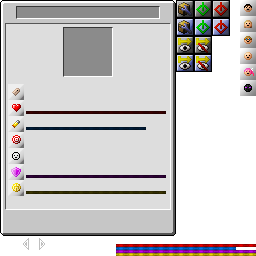
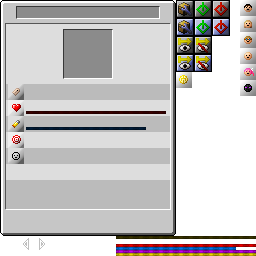
Comparing the layer stacks of the two 256px x 256px images. Changes:
painted on "AO" (6th of 6, in "info") over [8, 72, 192, 196]
painted on "icons" over [11, 27, 188, 192]
painted on "bars_bg" over [26, 175, 256, 239]
added layer "Layer 22" in group "info" over [6, 84, 170, 209]
